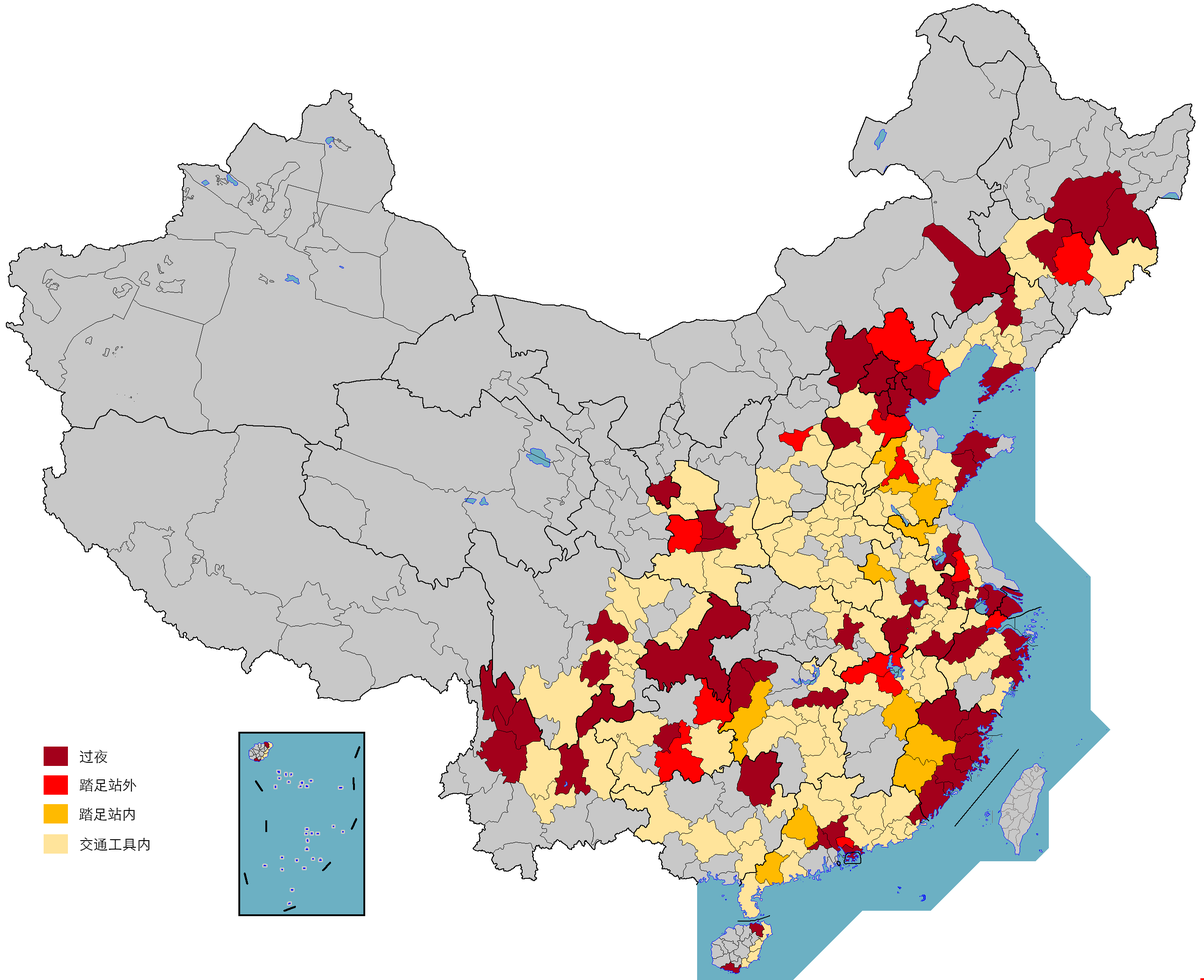
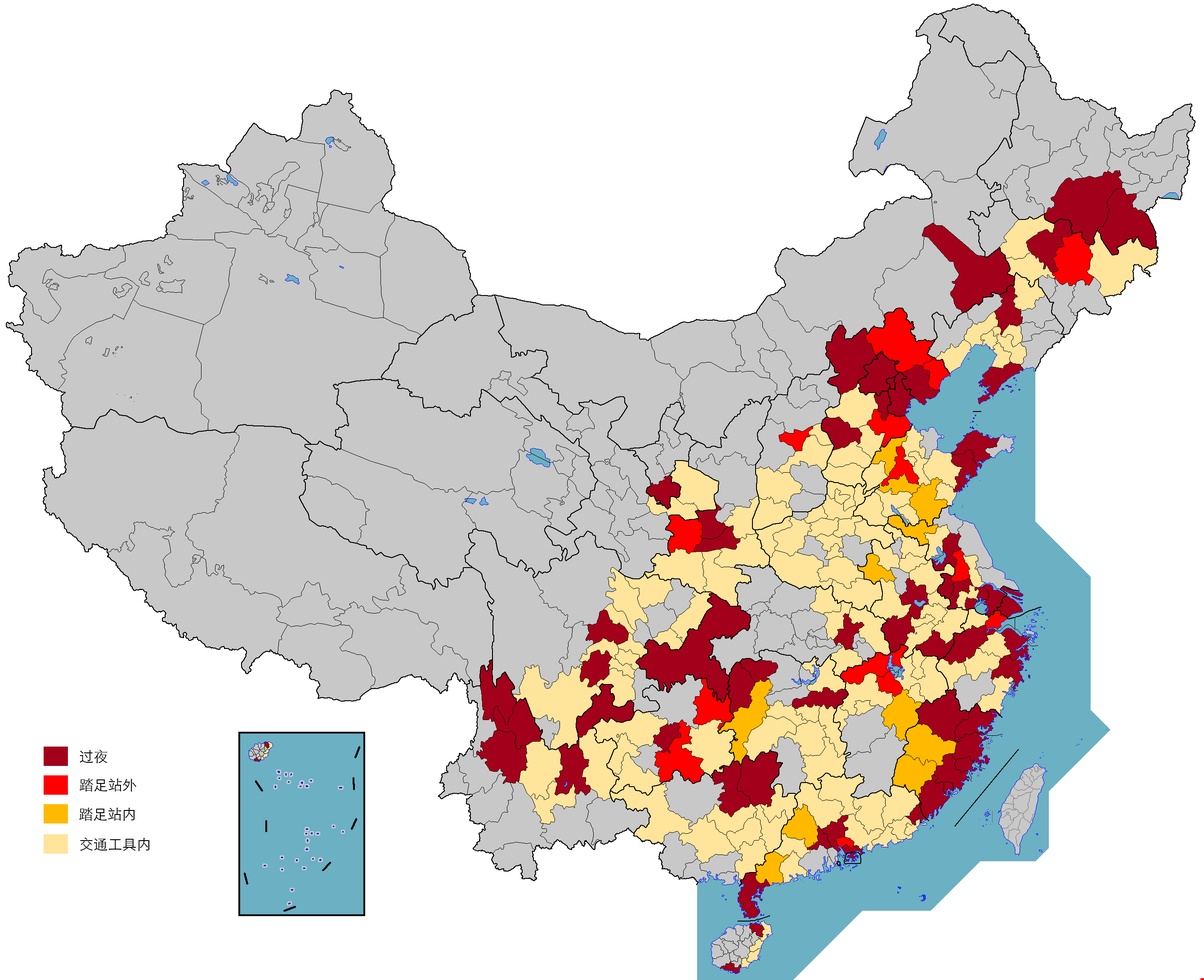
Two versions of the same layered image (1204px x 980px). Layer-by-layer changes:
painted on "Background" over [706, 760, 814, 919]
